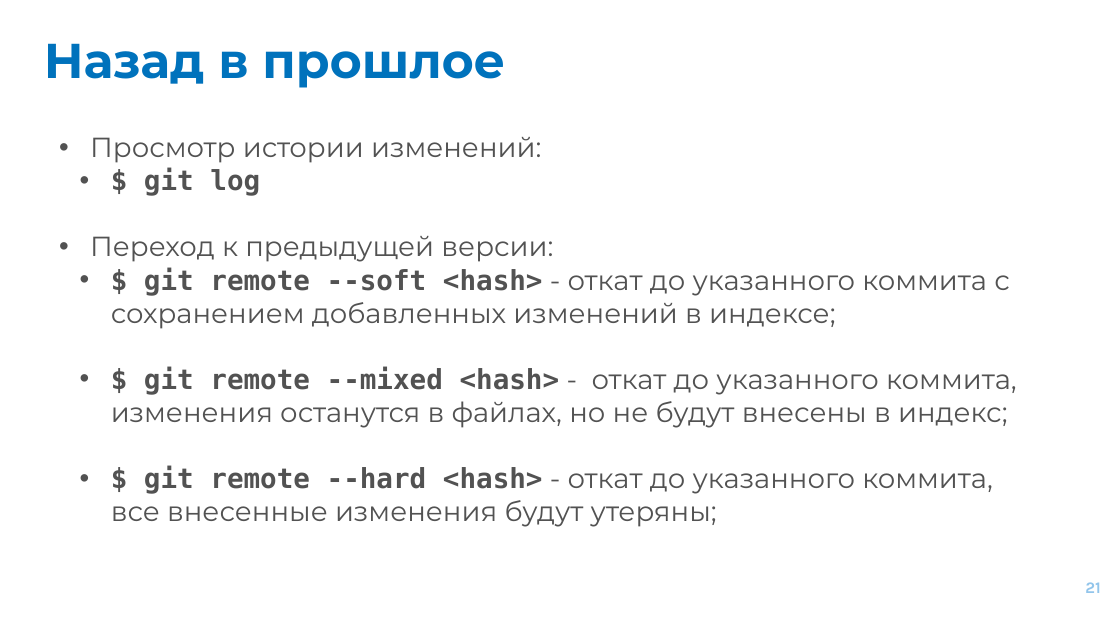
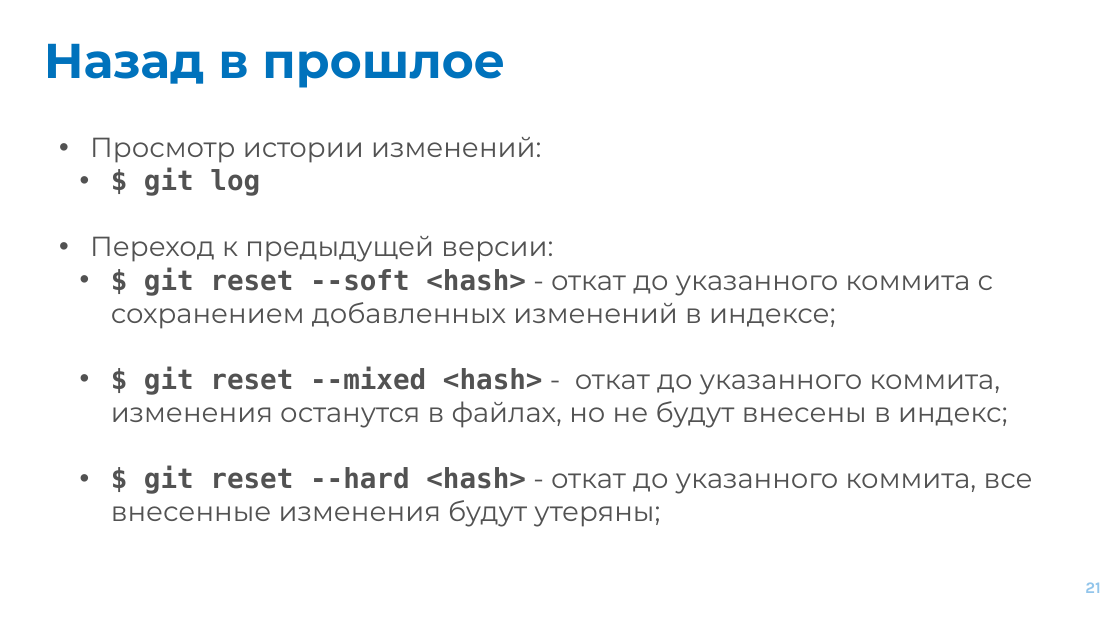
Before and after one commit to EvgrafovMichail/python_mipt_dafe, a slide deck: slide 21 of lessons/sem_00/lesson_01/git_intro.pptx. Drawn at 1120x621 pixels with LibreOffice and Linux fonts; fonts in the diff are those of the drawing. Boxes give left, top, right and bottom in pixels: in the first picture for what was removed or moved away, otherwise in the second. Text is boxed around its words. In the diff, an @@ line names an element or a change of style, - is before the commit and + after.

Commit message:
Fix mistake on reset slide in intro-lesson1 presentation

```diff
--- a/lessons/sem_00/lesson_01/git_intro.pptx
+++ b/lessons/sem_00/lesson_01/git_intro.pptx
@@ text at [111, 267, 1033, 527]: text changed @@
-  • $ git remote --soft <hash> - откат до указанного коммита с сохранением добавленных изменений в индексе;
-  • $ git remote --mixed <hash> - откат до указанного коммита, изменения останутся в файлах, но не будут внесены в индекс;
-  • $ git remote --hard <hash> - откат до указанного коммита, все внесенные изменения будут утеряны;
+  • $ git reset --soft <hash> - откат до указанного коммита с сохранением добавленных изменений в индексе;
+  • $ git reset --mixed <hash> - откат до указанного коммита, изменения останутся в файлах, но не будут внесены в индекс;
+  • $ git reset --hard <hash> - откат до указанного коммита, все внесенные изменения будут утеряны;
```
Also in this commit, not shown: 1 other file.
